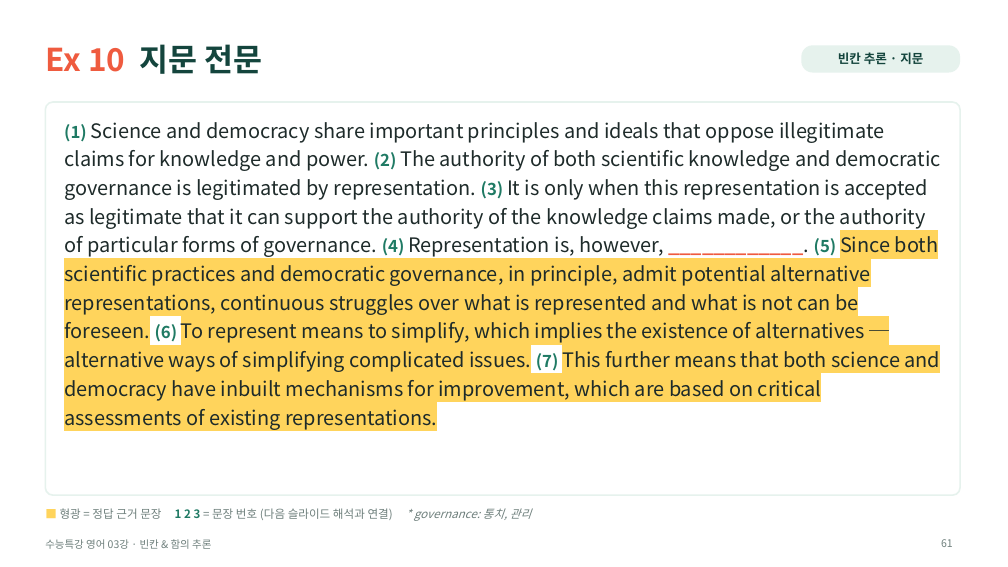
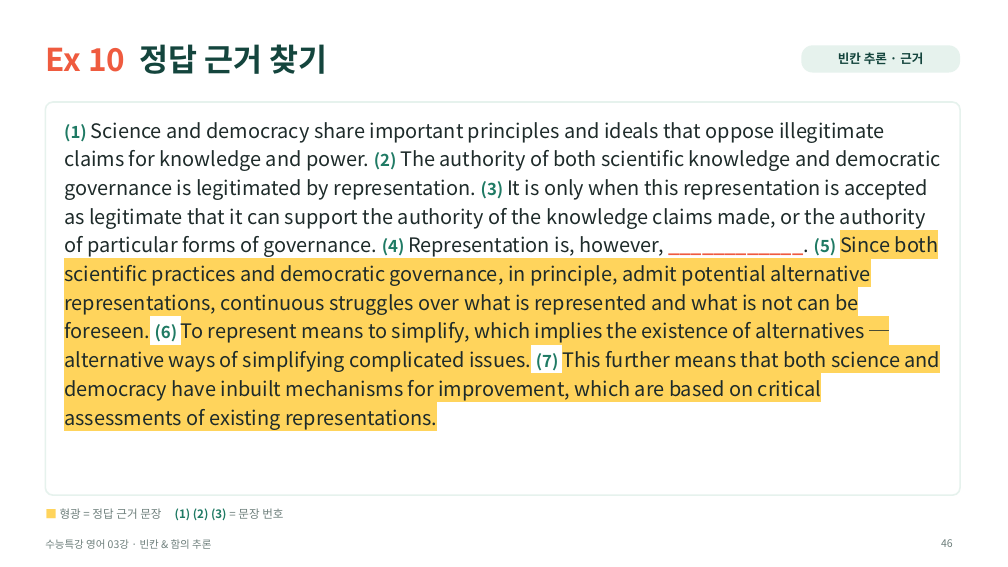
Before and after one commit to HUFSDavid/HUFSDavid, a slide deck: slide 46 of 수능특강_영어_03강_수업PPT.pptx (slide 61 before the commit). Drawn at 1008x567 pixels with LibreOffice and Linux fonts; fonts in the diff are those of the drawing. Boxes give left, top, right and bottom in pixels: in the first picture for what was removed or moved away, otherwise in the second. Text is boxed around its words. In the diff, an @@ line names an element or a change of style, - is before the commit and + after.

```diff
--- a/수능특강_영어_03강_수업PPT.pptx
+++ b/수능특강_영어_03강_수업PPT.pptx
@@ title at <box>45,44,328,74</box>: text changed; text colour #EF5B3F to #14453D @@
-Ex 10 지문 전문
+Ex 10 정답 근거 찾기
@@ text in rounded rectangle at <box>838,52,923,64</box>: text changed @@
-빈칸 추론 · 지문
+빈칸 추론 · 근거
@@ text at <box>60,508,283,520</box>: text changed @@
-■ 형광 = 정답 근거 문장 1 2 3 = 문장 번호 (다음 슬라이드 해석과 연결) * governance: 통치, 관리
+■ 형광 = 정답 근거 문장 (1) (2) (3) = 문장 번호
@@ page number at <box>941,539,953,547</box>: text changed @@
-61
+46
```
Also in this commit, not shown: 12 other slides changed, 12 slides added, 32 slides removed.
